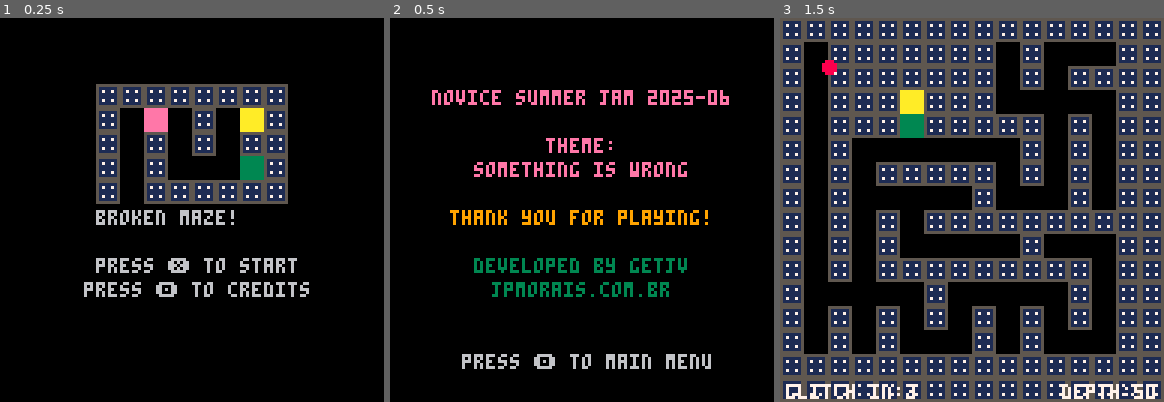
Above: before the commit, frames 1-3 (left to right).
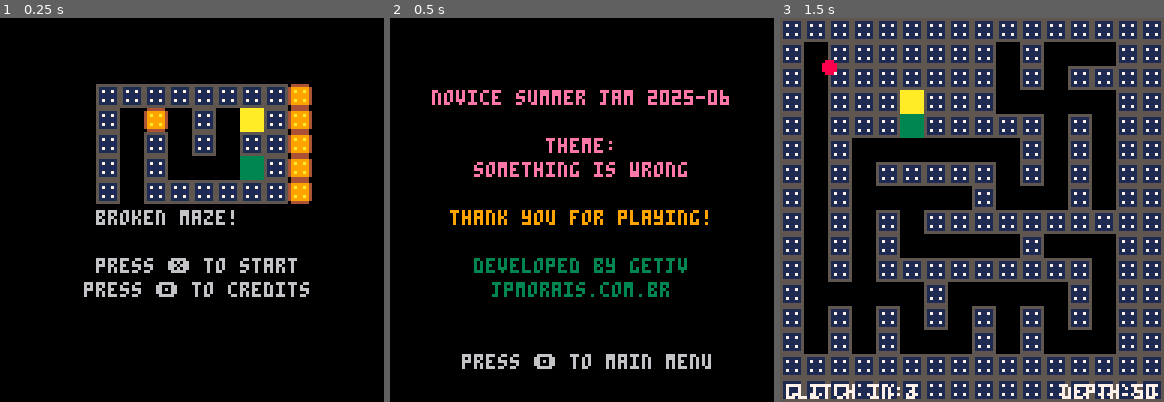
Above: after the commit, the same moments.

Repository: getJv/novice_summer_jam
Game: PICO-8 cartridge s_broken.p8
Two runs of this game, one before a commit and one after it. Both use one fixed random seed, a clock stepped at 60 frames per second and the inputs below.
Inputs:
- Up to frame 1 (0.25 s): no input
- Up to frame 2 (0.5 s): tap O (Z key) at 0.33 s
- Up to frame 3 (1.5 s): tap O (Z key) at 0.7, 1.43 s; tap X (X key) at 1.07 s

The runs differ from the first frame. In frame 1, 2.2% of the frame differs, in the area x 37-82%, y 17-49%; in frame 2, nothing differs; in frame 3, nothing differs.

Commit message:
feat: Add breakable wall sprite

Diff:
--- a/handler_maze.lua
+++ b/handler_maze.lua
@@ -2,9 +2,9 @@
 cell_size = 8  -- this is the cell, in this case 8x8 pixels
 num_levels = 50
 obj_type = {
-    path = 0, -- empty/black
-    wall = 1, -- grey
-    breakable_wall = 2, -- pink
+    path = 0,
+    wall = 1,
+    breakable_wall = 2,
     key = 3, -- yellow
     exit = 4 -- green
 }
@@ -69,13 +69,14 @@
             local screen_x = (x - 1) * cell_size + offset_x
             local screen_y = (y - 1) * cell_size + offset_y
 
-            -- wall condition, im using 6 as grey color
+            -- wall condition
             if maze_template[y][x] == obj_type.wall then
                 -- the cell_size - 1 here is because the pixels at screen start at 0
                 spr(obj_type.wall,screen_x, screen_y, screen_x + cell_size - 1, screen_y + cell_size - 1)
 
-            elseif maze_template[y][x] == obj_type.breakable_wall then -- wall condition, im using 14 as pink color
-                rectfill(screen_x, screen_y, screen_x + cell_size - 1, screen_y + cell_size - 1, 14)
+            -- breakable_wall condition
+            elseif maze_template[y][x] == obj_type.breakable_wall then
+                spr(obj_type.breakable_wall,screen_x, screen_y, screen_x + cell_size - 1, screen_y + cell_size - 1)
 
             elseif maze_template[y][x] == obj_type.key then -- wall condition, im using 10 as yellow color
                 rectfill(screen_x, screen_y, screen_x + cell_size - 1, screen_y + cell_size - 1, 10)
--- a/s_broken.p8
+++ b/s_broken.p8
@@ -13,14 +13,14 @@
 
 
 __gfx__
-00000000555555550000000000000000000000000000000000000000000000000000000000000000000000000000000000000000000000000000000000000000
-00000000511111150000000000000000000000000000000000000000000000000000000000000000000000000000000000000000000000000000000000000000
-00700700517117150000000000000000000000000000000000000000000000000000000000000000000000000000000000000000000000000000000000000000
-00077000511111150000000000000000000000000000000000000000000000000000000000000000000000000000000000000000000000000000000000000000
-00077000511111150000000000000000000000000000000000000000000000000000000000000000000000000000000000000000000000000000000000000000
-00700700517117150000000000000000000000000000000000000000000000000000000000000000000000000000000000000000000000000000000000000000
-00000000511111150000000000000000000000000000000000000000000000000000000000000000000000000000000000000000000000000000000000000000
-00000000555555550000000000000000000000000000000000000000000000000000000000000000000000000000000000000000000000000000000000000000
+00000000555555550444444000000000000000000000000000000000000000000000000000000000000000000000000000000000000000000000000000000000
+00000000511111154999999400000000000000000000000000000000000000000000000000000000000000000000000000000000000000000000000000000000
+007007005171171549a99a9400000000000000000000000000000000000000000000000000000000000000000000000000000000000000000000000000000000
+00077000511111154999999400000000000000000000000000000000000000000000000000000000000000000000000000000000000000000000000000000000
+00077000511111154999999400000000000000000000000000000000000000000000000000000000000000000000000000000000000000000000000000000000
+007007005171171549a99a9400000000000000000000000000000000000000000000000000000000000000000000000000000000000000000000000000000000
+00000000511111154999999400000000000000000000000000000000000000000000000000000000000000000000000000000000000000000000000000000000
+00000000555555550444444000000000000000000000000000000000000000000000000000000000000000000000000000000000000000000000000000000000
 
 
 
